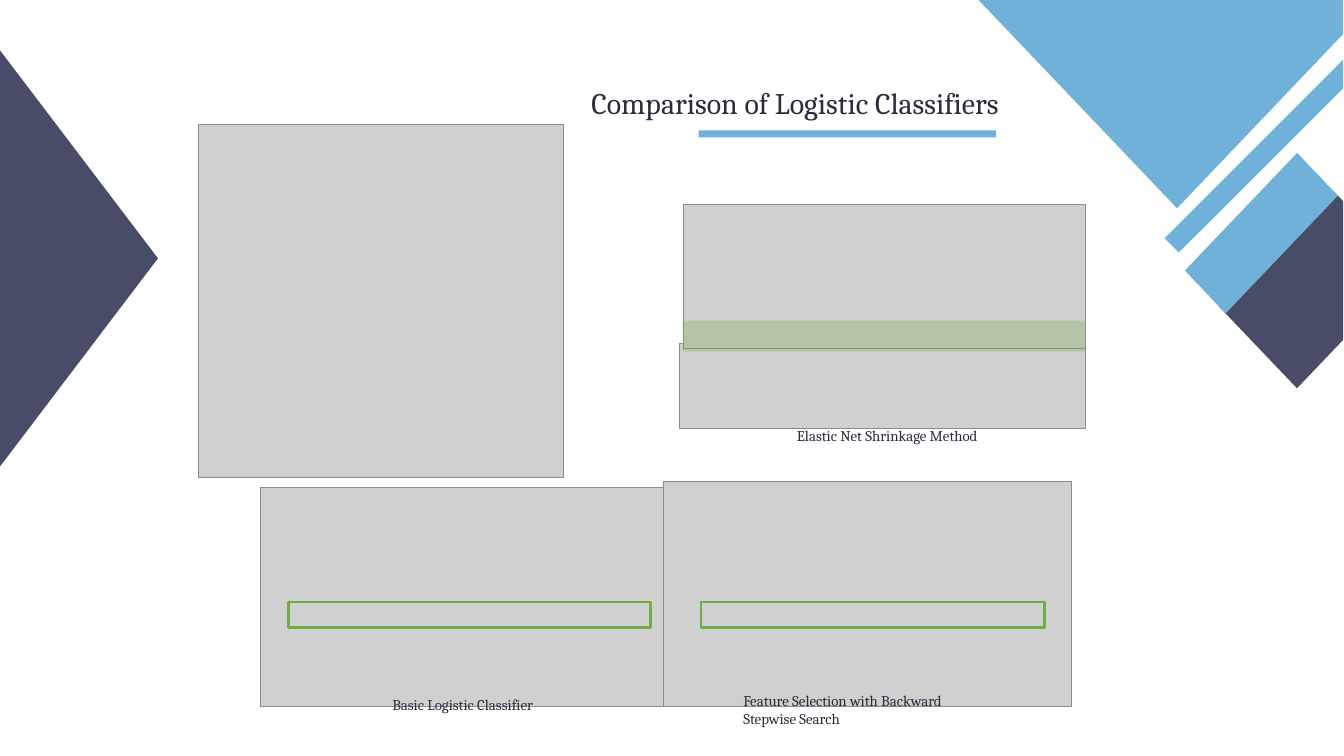
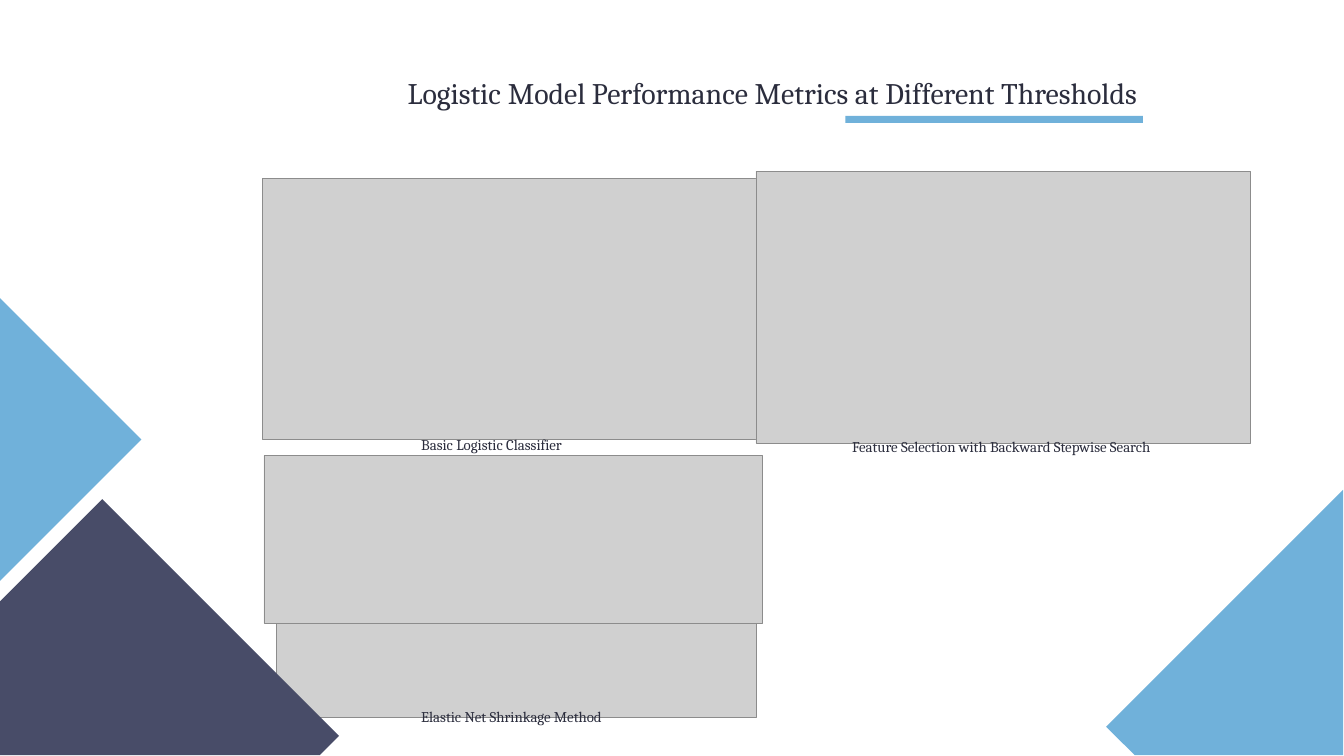
Before and after one commit to ztutar/Employee_Attrition_Classification_StatisticalLearning_FinalProject, a slide deck: slide 22 of TUTAR_OZEN_Project_Presentation.pptx (slide 21 before the commit). Drawn at 1344x756 pixels with LibreOffice and Linux fonts; fonts in the diff are those of the drawing; grey boxes stand for pictures. Boxes give left, top, right and bottom in pixels: in the first picture for what was removed or moved away, otherwise in the second. Text is boxed around its words. In the diff, an @@ line names an element or a change of style, - is before the commit and + after.

```diff
--- a/TUTAR_OZEN_Project_Presentation.pptx
+++ b/TUTAR_OZEN_Project_Presentation.pptx
@@ freeform shape removed at [979,0,1343,314] @@
@@ freeform shape removed at [0,50,158,467] @@
@@ title added at [408,83,1137,111], 32 pt, text #2B2D3D @@
+Logistic Model Performance Metrics at Different Thresholds
@@ freeform shape removed at [1165,60,1343,253] @@
@@ text removed at [591,93,999,121] @@
-Comparison of Logistic Classifiers
@@ freeform shape: place and size @@
-freeform shape at [699,130,996,137]
+freeform shape at [846,116,1143,123]
@@ picture removed at [198,125,564,478] @@
@@ picture: place and size @@
-picture at [261,488,679,707]
+picture at [263,178,763,440]
@@ picture: place and size @@
-picture at [663,482,1072,707]
+picture at [756,171,1251,444]
@@ freeform shape removed at [1220,189,1343,389] @@
@@ freeform shape added at [0,298,142,581], fill #70B1DA @@
@@ rectangle removed at [683,321,1085,352] @@
@@ text "Basic Logistic Classifier": place and size @@
-text "Basic Logistic Classifier" at [392,699,533,714]
+text "Basic Logistic Classifier" at [421,439,562,453]
@@ text "Feature Selection with Backward Stepwise ..." rewrapped from [743,695,942,727] to [852,441,1150,456] @@
@@ picture: place and size @@
-picture at [683,204,1085,349]
+picture at [264,456,762,624]
@@ freeform shape added at [0,500,339,756], fill #484C68 @@
@@ freeform shape added at [1106,490,1343,756], fill #70B1DA @@
@@ picture: place and size @@
-picture at [680,344,1085,429]
+picture at [277,622,756,718]
@@ rectangle removed at [289,602,651,628] @@
@@ rectangle removed at [701,602,1045,628] @@
@@ text "Elastic Net Shrinkage Method": place and size @@
-text "Elastic Net Shrinkage Method" at [797,427,978,445]
+text "Elastic Net Shrinkage Method" at [421,711,602,726]
```
Also in this commit, not shown: 11 other slides changed, 2 slides added, 1 slide removed, 19 other files.
